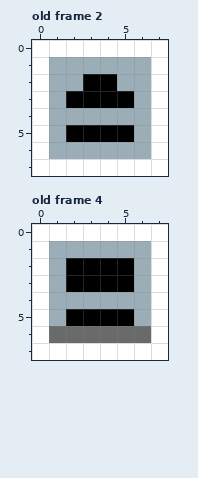
Two versions of one pixel-art file, data/sprites/machines.ase. The picture above was drawn from the file before the commit.
8x8 pixels, 9 frames. Shown: old frame 2, old frame 4. The commit also changed other frames, which this record leaves out.
After the commit:
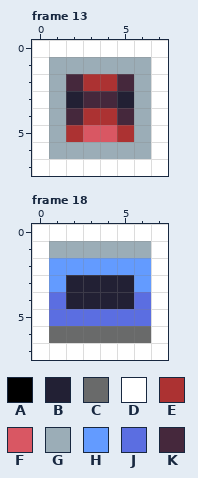
Palette (. is transparent): A #000000  B #222034  C #696a6a  D #ffffff  E #ac3232  F #d95763  G #9badb7  H #639bff  J #5b6ee1  K #45283c
A new or re-ordered frame is compared with the old frame closest to it.
From old to new:
{"change": "frames 9 -> 19"}
{"where": "frame 13 is new; against old frame 2"}
{"frame":13,"y":2,"x":2,"old":"GAAG","new":"KEEK"}
{"frame":13,"y":3,"x":2,"old":"AAAA","new":"BKKB"}
{"frame":13,"y":4,"x":2,"old":"GGGG","new":"KEEK"}
{"frame":13,"y":5,"x":2,"old":"AAAA","new":"EFFE"}
{"where": "frame 18 is new; against old frame 4"}
{"frame":18,"y":2,"x":1,"old":"GAAAAG","new":"HHHHHH"}
{"frame":18,"y":3,"x":1,"old":"GAAAAG","new":"HBBBBH"}
{"frame":18,"y":4,"x":1,"old":"GGGGGG","new":"JBBBBJ"}
{"frame":18,"y":5,"x":1,"old":"GAAAAG","new":"JJJJJJ"}
{"label":"changed","picture_box":[66,74,134,142]}
{"label":"changed","picture_box":[49,258,151,326]}
